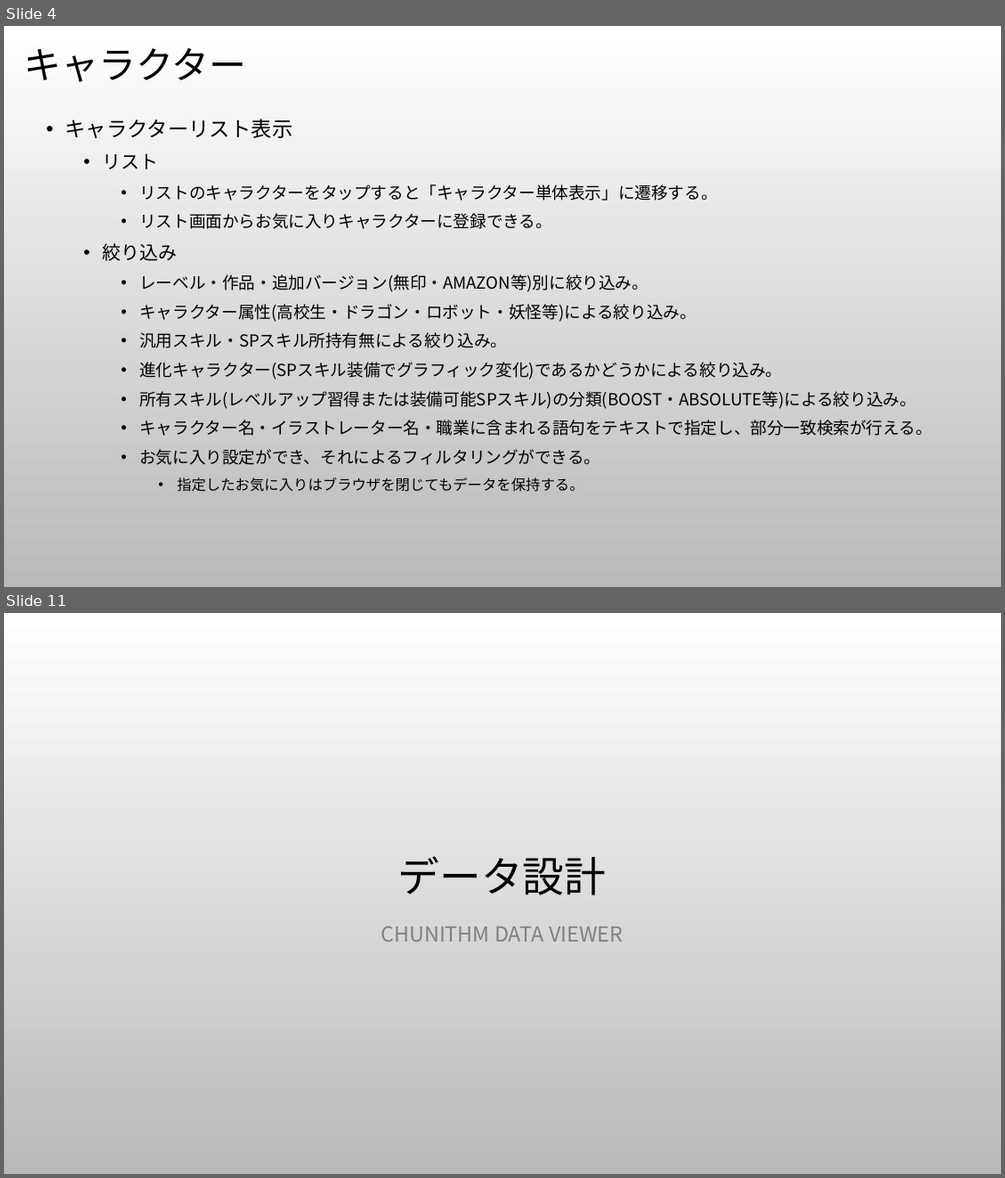
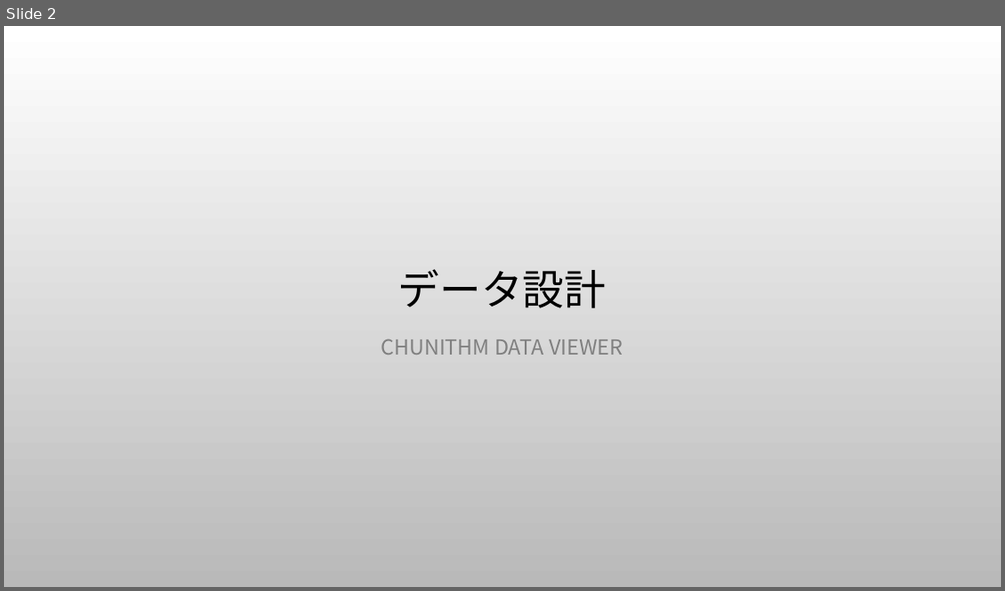
Before and after one commit to BARANCE/ChunithmDataViewer, a slide deck: doc/spec/specifications.pptx. Shown one above the other, each under a label of ours: slides 4 and 11 before the commit, slide 2 after it; the slides between them are not shown. The pictures are 1005x1178 and 1005x591 pixels, drawn with LibreOffice and Linux fonts; fonts in the diff are those of the drawing; background and template pictures are left out. Boxes give left, top, right and bottom in pixels: in the first picture for what was removed or moved away, otherwise in the second. Text is boxed around its words. In the diff, an @@ line names an element or a change of style, - is before the commit and + after.

```diff
--- a/doc/spec/specifications.pptx
+++ b/doc/spec/specifications.pptx
@@ slide 4 removed at <box>4,26,1001,587</box>, background picture (left out) @@
@@ title removed at <box>24,48,246,82</box> @@
-キャラクター
@@ text removed at <box>65,119,931,491</box> @@
-• キャラクターリスト表示
-  • リスト
-    • リストのキャラクターをタップすると「キャラクター単体表示」に遷移する。
-    • リスト画面からお気に入りキャラクターに登録できる。
-  • 絞り込み
-    • レーベル・作品・追加バージョン(無印・AMAZON等)別に絞り込み。
-    • キャラクター属性(高校生・ドラゴン・ロボット・妖怪等)による絞り込み。
-    • 汎用スキル・SPスキル所持有無による絞り込み。
-    • 進化キャラクター(SPスキル装備でグラフィック変化)であるかどうかによる絞り込み。
-    • 所有スキル(レベルアップ習得または装備可能SPスキル)の分類(BOOST・ABSOLUTE等)による絞り込み。
-    • キャラクター名・イラストレーター名・職業に含まれる語句をテキストで指定し、部分一致検索が行える。
-    • お気に入り設定ができ、それによるフィルタリングができる。
-      • 指定したお気に入りはブラウザを閉じてもデータを保持する。
@@ what was slide 11 is now slide 2 @@
```
Also in this commit, not shown: 1 slide changed, 8 other slides removed, 1 other file.
